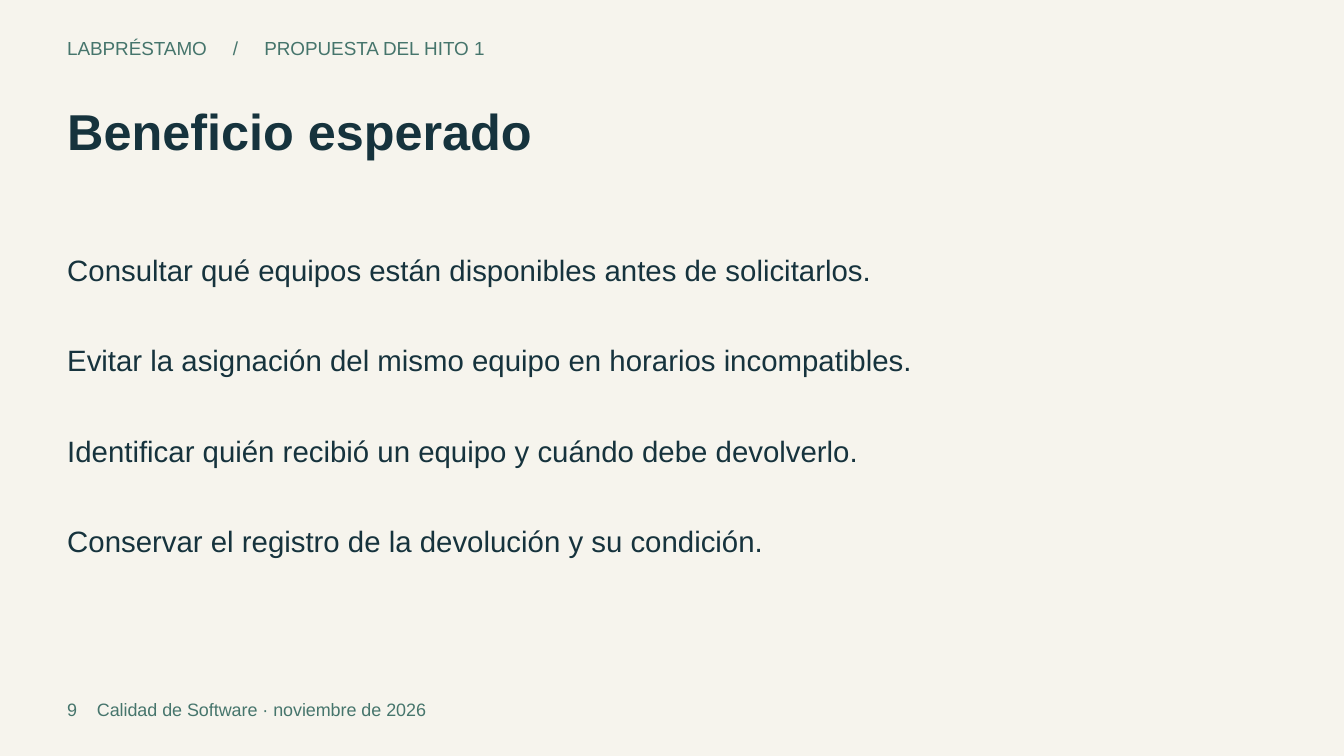
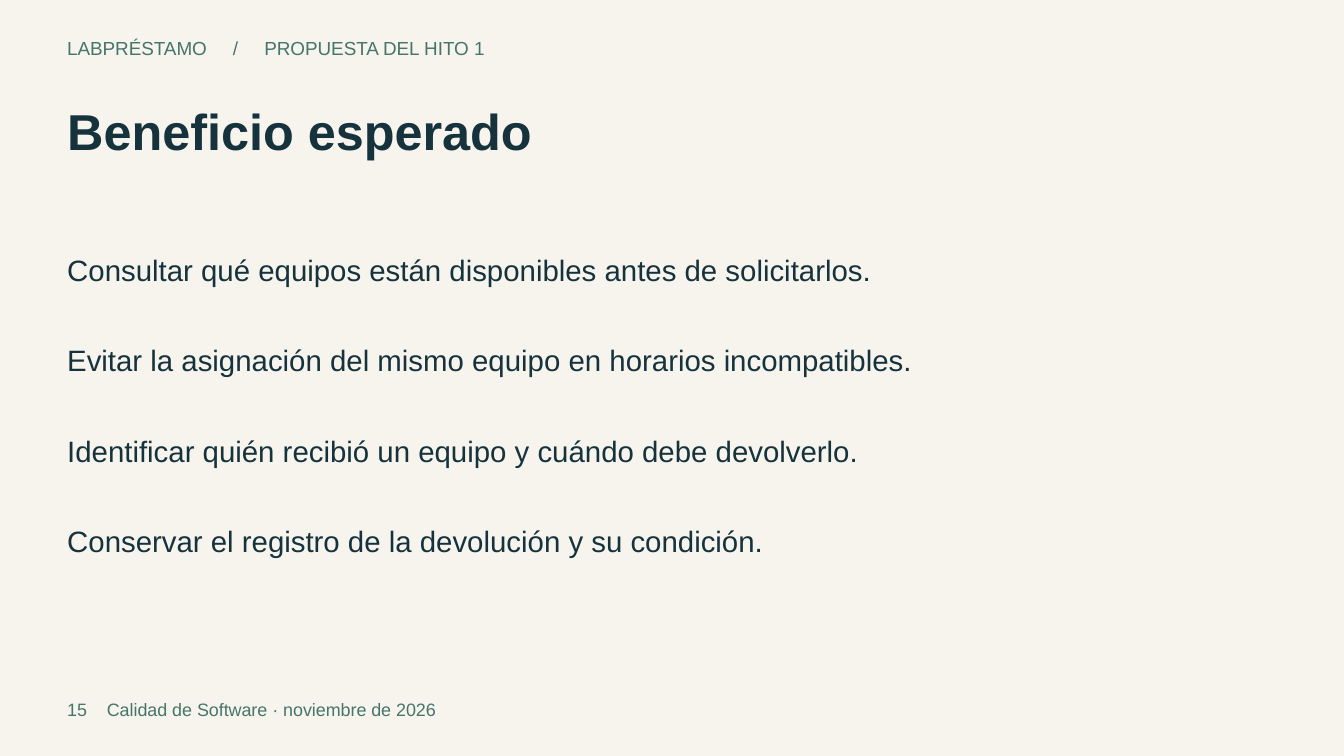
Before and after one commit to Piero-design/LabPrestamo, a slide deck: slide 15 of documentos/LabPrestamo_Hito_1.pptx (slide 9 before the commit). Drawn at 1344x756 pixels with LibreOffice and Linux fonts; fonts in the diff are those of the drawing. Boxes give left, top, right and bottom in pixels: in the first picture for what was removed or moved away, otherwise in the second. Text is boxed around its words. In the diff, an @@ line names an element or a change of style, - is before the commit and + after.

```diff
--- a/documentos/LabPrestamo_Hito_1.pptx
+++ b/documentos/LabPrestamo_Hito_1.pptx
@@ text at (67,703,436,716): text changed @@
-9 Calidad de Software · noviembre de 2026
+15 Calidad de Software · noviembre de 2026
```
Also in this commit, not shown: 2 other slides changed, 6 slides added.
